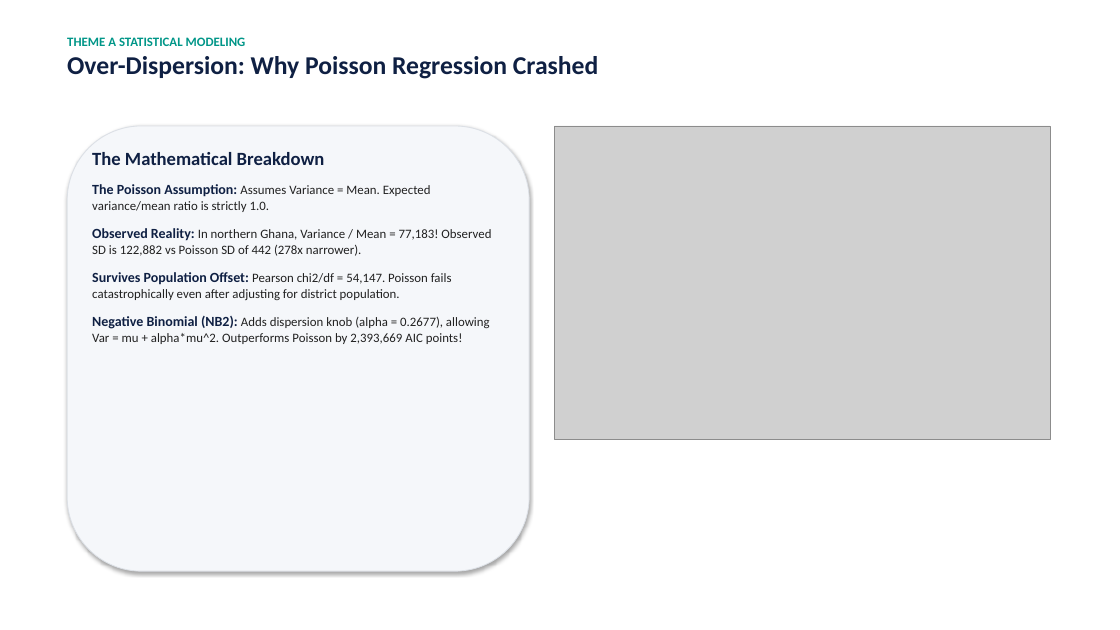
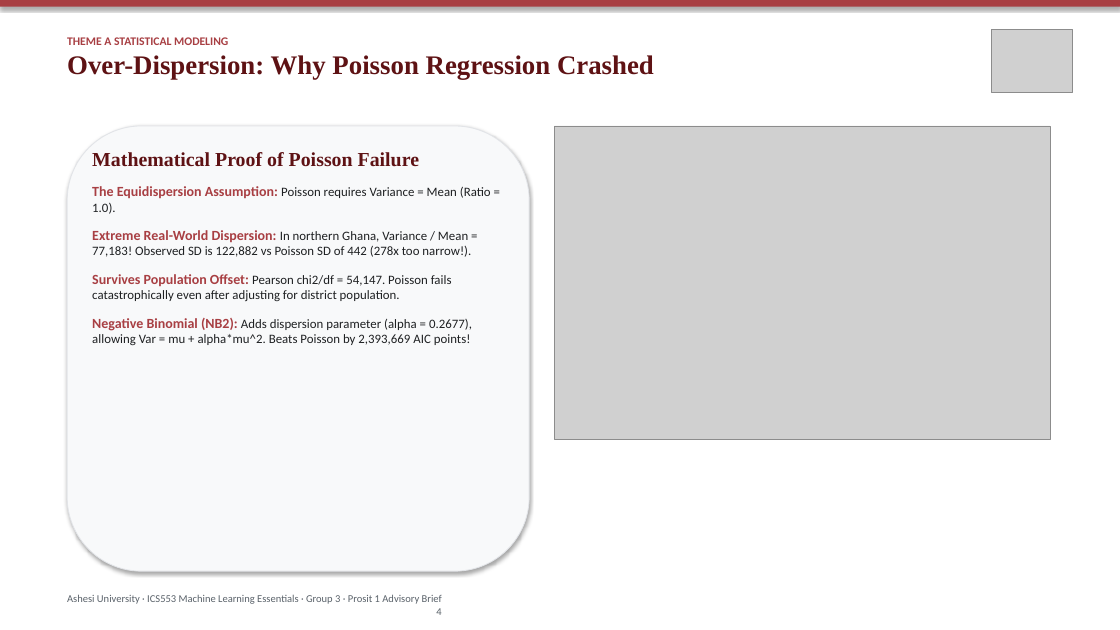
Before and after one commit to ASU-MICS-2028/mle-group-3-prosit-1, a slide deck: slide 4 of reports/ITN_Allocation_Presentation.pptx. Drawn at 1120x630 pixels with LibreOffice and Linux fonts; fonts in the diff are those of the drawing; grey boxes stand for pictures. Boxes give left, top, right and bottom in pixels: in the first picture for what was removed or moved away, otherwise in the second. Text is boxed around its words. In the diff, an @@ line names an element or a change of style, - is before the commit and + after.

Commit message:
style(presentation): apply official Ashesi University brand guidelines (Pale Carmine, Garamond, logo badge)

```diff
--- a/reports/ITN_Allocation_Presentation.pptx
+++ b/reports/ITN_Allocation_Presentation.pptx
@@ rectangle added at bbox=[0, 0, 1120, 7], fill #A83F43 @@
@@ picture added at bbox=[991, 29, 1073, 92] @@
@@ text "THEME A STATISTICAL MODELING" at bbox=[67, 37, 654, 80]: size 11 to 10 pt, text colour #009688 to #A83F43 in "THEME A STATISTICAL MODELING"; size 22 to 23 pt, font Calibri to Times New Roman, text colour #0F2043 to #5E1214 in "Over-Dispersion: Why Poisson Regression Crashed" @@
@@ rounded rectangle at bbox=[67, 126, 529, 571]: fill #F5F7FA to #F8F9FA; outline #DCE0E6 0.75 pt to #E2E4E8 0.75 pt @@
@@ text at bbox=[92, 152, 491, 257]: text changed; text colour #212121 to #1E2022 @@
-The Mathematical Breakdown
-The Poisson Assumption: Assumes Variance = Mean. Expected variance/mean ratio is strictly 1.0.
-Observed Reality: In northern Ghana, Variance / Mean = 77,183! Observed SD is 122,882 vs Poisson SD of 442 (278x narrower).
+Mathematical Proof of Poisson Failure
+The Equidispersion Assumption: Poisson requires Variance = Mean (Ratio = 1.0).
+Extreme Real-World Dispersion: In northern Ghana, Variance / Mean = 77,183! Observed SD is 122,882 vs Poisson SD of 442 (278x too narrow!).
@@ text at bbox=[92, 274, 452, 301]: text colour #0F2043 to #A83F43 in "Survives Population Offset:"; text colour #212121 to #1E2022 in "Pearson chi2/df = 54,147. Poisson fails catastrophically ..." @@
@@ text at bbox=[92, 318, 472, 345]: text changed; text colour #212121 to #1E2022 @@
-Negative Binomial (NB2): Adds dispersion knob (alpha = 0.2677), allowing Var = mu + alpha*mu^2. Outperforms Poisson by 2,393,669 AIC points!
+Negative Binomial (NB2): Adds dispersion parameter (alpha = 0.2677), allowing Var = mu + alpha*mu^2. Beats Poisson by 2,393,669 AIC points!
@@ text added at bbox=[67, 594, 442, 615], 9 pt, text #5A626A @@
+Ashesi University · ICS553 Machine Learning Essentials · Group 3 · Prosit 1 Advisory Brief
+4
```
Also in this commit, not shown: 11 other slides changed, 3 other files.
